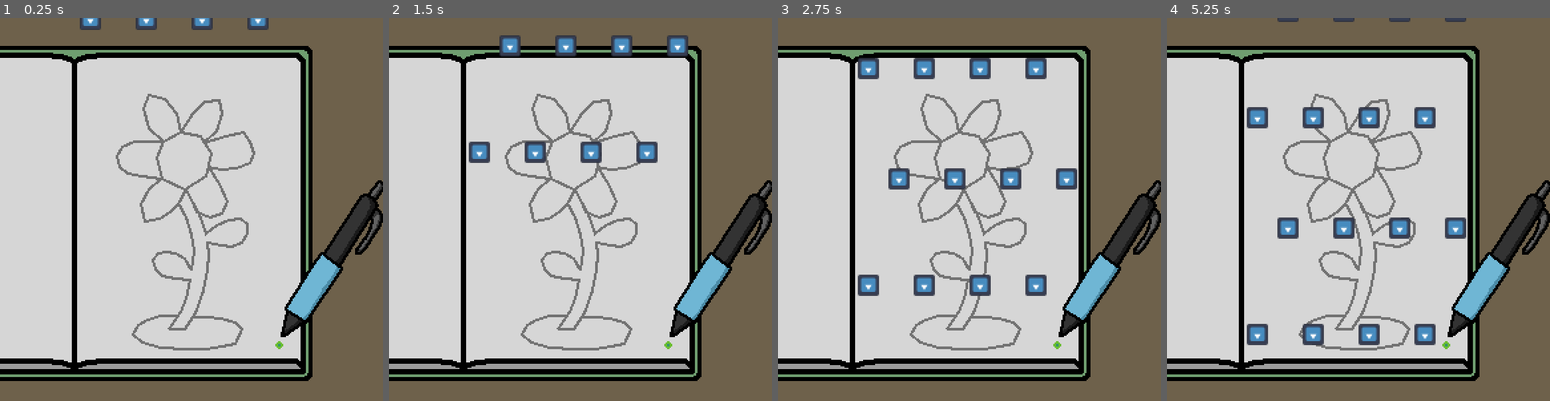
Above: before the commit, frames 1-4 (left to right).
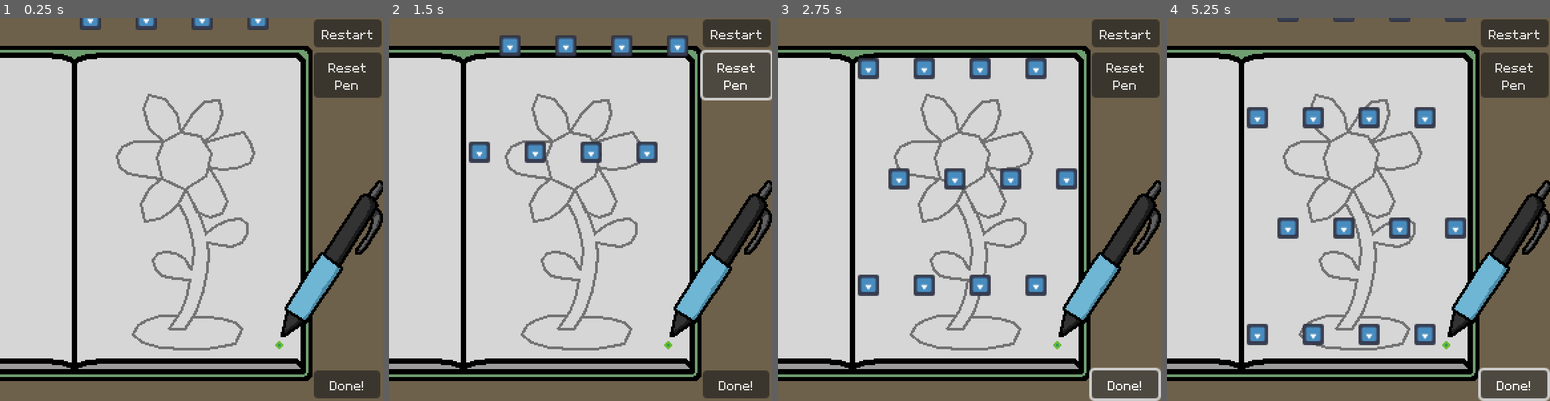
Above: after the commit, the same moments.

Repository: kennethbchen/Bullet-Journal-Game
Game: Godot game, scene res://Game.tscn
Same seed, same stepped clock (60 frames per second), same inputs: the game is played once before the commit and once after it. The engine's default icon, where the game draws it, is replaced by a stand-in: a white triangle on a blue panel in a dark square.
Inputs (mouse positions are in pixels of both pictures, inside the frame that each line leads up to):
- Up to frame 1 (0.25 s): no input
- Up to frame 2 (1.5 s): click (737, 33) at 0.5 s, where only the run after the commit has a clickable "Restart"; click (737, 75) at 1.25 s, where only the run after the commit has a clickable "Reset Pen"
- Up to frame 3 (2.75 s): click (1126, 385) at 2 s, where only the run after the commit has a clickable "Done!"
- Up to frame 4 (5.25 s): click (1515, 385) at 2.75 s, where only the run after the commit has a clickable "Done!"; click (1515, 33) at 3.5 s, where only the run after the commit has a clickable "Restart"; click (1515, 33) at 4.25 s, where only the run after the commit has a clickable "Restart"; click (1515, 385) at 5 s, where only the run after the commit has a clickable "Done!"

The runs differ from the first frame. In frame 1, 4.6% of the frame differs, in the area x 81-100%, y 0-100%; in frame 2, 5.0%; in frame 3, 5.0%; in frame 4, 5.0%.

Commit message:
Added font and started implementing UI

Diff:
--- a/Game.tscn
+++ b/Game.tscn
@@ -53,6 +53,43 @@
 [node name="GameLevel" type="Node2D"]
 metadata/_edit_vertical_guides_ = [1.0]
 
+[node name="UI" type="CanvasLayer" parent="."]
+
+[node name="DoneButton" type="Button" parent="UI"]
+anchors_preset = 3
+anchor_left = 1.0
+anchor_top = 1.0
+anchor_right = 1.0
+anchor_bottom = 1.0
+offset_left = -52.0
+offset_top = -23.0
+offset_right = -2.0
+offset_bottom = -2.0
+grow_horizontal = 0
+grow_vertical = 0
+text = "Done!"
+
+[node name="Control2" type="VBoxContainer" parent="UI"]
+anchors_preset = 1
+anchor_left = 1.0
+anchor_right = 1.0
+offset_left = -52.0
+offset_top = 1.0
+offset_right = -1.0
+offset_bottom = 24.0
+grow_horizontal = 0
+size_flags_horizontal = 8
+size_flags_vertical = 8
+
+[node name="RestartButton" type="Button" parent="UI/Control2"]
+layout_mode = 2
+text = "Restart"
+
+[node name="ResetPenButton" type="Button" parent="UI/Control2"]
+layout_mode = 2
+text = "Reset
+Pen"
+
 [node name="Walls" type="StaticBody2D" parent="." groups=["Wall"]]
 
 [node name="Left" type="CollisionShape2D" parent="Walls"]
--- /dev/null
+++ b/Theme.tres
@@ -0,0 +1,6 @@
+[gd_resource type="Theme" load_steps=2 format=3 uid="uid://cvsyfq7gi1e3j"]
+
+[ext_resource type="FontFile" uid="uid://v87cktuq3yg7" path="res://Font/Habbo.ttf" id="1_gnp7r"]
+
+[resource]
+default_font = ExtResource("1_gnp7r")
--- a/project.godot
+++ b/project.godot
@@ -23,6 +23,10 @@
 window/size/window_height_override=512
 window/stretch/mode="viewport"
 
+[gui]
+
+theme/custom="res://Theme.tres"
+
 [rendering]
 
 textures/canvas_textures/default_texture_filter=0
Binary file added: Font/Habbo.ttf
Not shown, added: Font/Habbo.ttf.import
